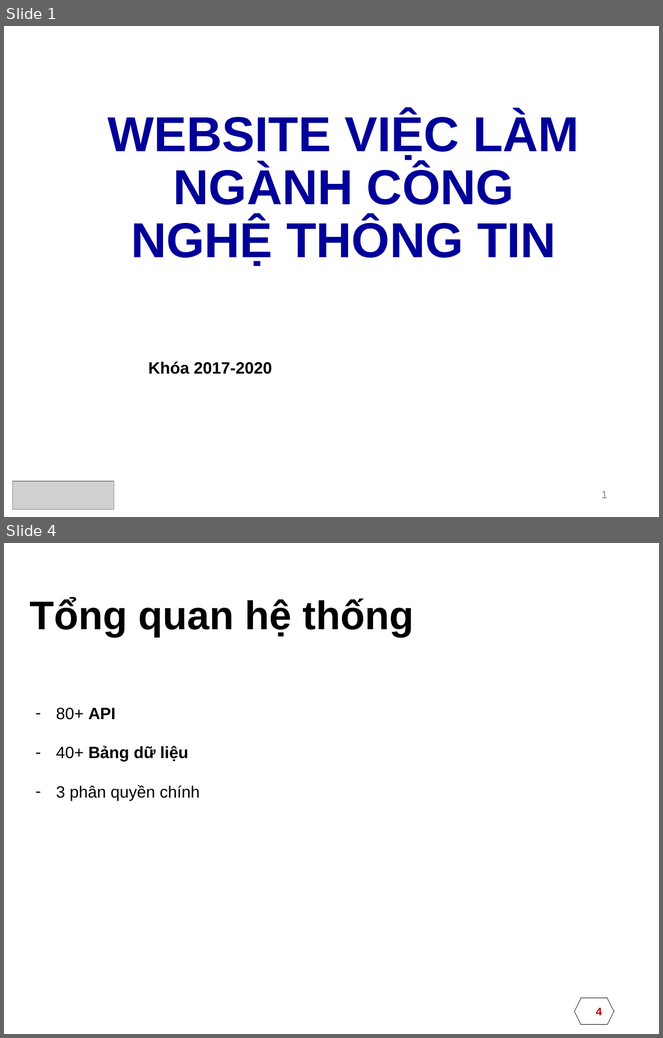
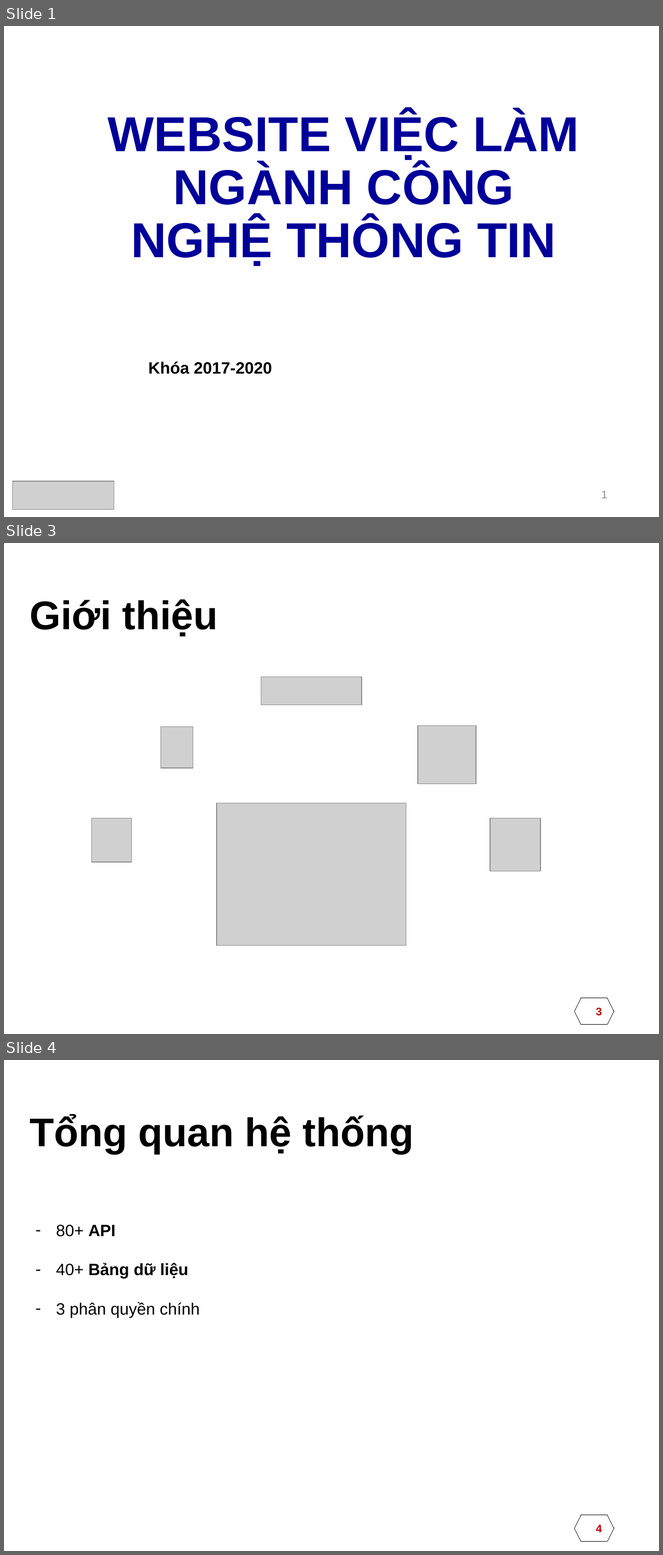
Before and after one commit to huytd-it/itconnect.pw, a slide deck: documents/DATN.pptx. Shown one above the other, each under a label of ours: slides 1 and 4 before the commit, slides 1, 3 and 4 after it; the slides between them are not shown. The pictures are 663x1038 and 663x1555 pixels, drawn with LibreOffice and Linux fonts; fonts in the diff are those of the drawing; grey boxes stand for pictures; background and template pictures are left out. Boxes give left, top, right and bottom in pixels: in the first picture for what was removed or moved away, otherwise in the second. Text is boxed around its words. In the diff, an @@ line names an element or a change of style, - is before the commit and + after.

```diff
--- a/documents/DATN.pptx
+++ b/documents/DATN.pptx
@@ slide 3 added at [4,543,659,1034], background picture (left out) @@
@@ title added at [29,599,218,637], 44 pt, text #000000, bold @@
+Giới thiệu
@@ picture added at [261,677,362,705] @@
@@ picture added at [161,727,193,768] @@
@@ picture added at [418,726,476,784] @@
@@ picture added at [217,803,406,945] @@
@@ picture added at [92,818,132,862] @@
@@ picture added at [490,818,541,871] @@
@@ page number added at [574,999,614,1025], outline #000000 0.75 pt, 12 pt, text #C00000, bold @@
+3
```
Also in this commit, not shown: 1 slide changed, 1 slide removed, 56 other files.
